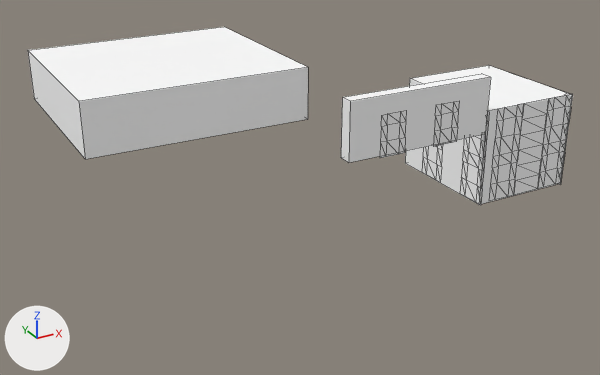
An edit to the OBJ model Games/GuruttoWorld/Assets/Models/GuidanceLab/City0B/Baked/Block-2-3.obj, drawn before and after from the same camera.
Rendered twice from a 50 mm camera at (-21.7, 25.9, 21.4) aimed at (3.4, 71.5, -1.4). Every picture has the same lights, and +X, +Y and +Z are marked at lower left. The older version comes first. Mesh edges are drawn as thin lines. Where no turn or scale is listed for an object, it has been applied to the vertices. Vertices at exactly the same position are counted once.

Objects in the first picture: 'Block-2-3'.
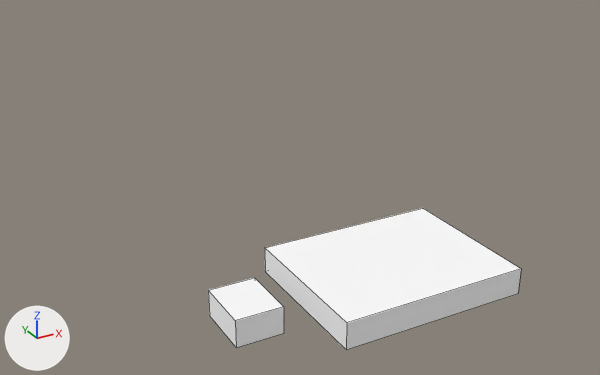
Boxes (x1, y1, x2, y2) around the edits, measured in the pictures (600 x 375 px):
```json
{"object": "Block-2-3", "change": "reshaped", "before": [28, 27, 573, 205], "after": [208, 208, 521, 350], "on screen": "42% narrower, 20% shorter"}
{"part": 1, "of": "me_block_2_3", "change": "added", "after": [265, 208, 521, 350]}
{"part": 2, "of": "me_block_2_3", "change": "added", "after": [208, 278, 284, 348]}
{"part": 3, "of": "me_block_2_3", "change": "deleted", "before": [479, 111, 490, 205]}
{"part": 4, "of": "me_block_2_3", "change": "deleted", "before": [559, 95, 573, 184]}
{"part": 5, "of": "me_block_2_3", "change": "deleted", "before": [433, 140, 456, 147]}
{"part": 6, "of": "me_block_2_3", "change": "deleted", "before": [380, 151, 405, 158]}
{"part": 7, "of": "me_block_2_3", "change": "deleted", "before": [341, 74, 491, 163]}
{"part": 8, "of": "me_block_2_3", "change": "deleted", "before": [28, 27, 308, 159]}
{"part": 9, "of": "me_block_2_3", "change": "deleted", "before": [405, 65, 572, 205]}
```

Edits to the scene script, one JSON object a line:
```json
{"block": "me_block_2_3", "where": "# used by ob_block_2_3; location = (0.0, 0.0, 0.0)"}
{"op": "remove", "block": "me_block_2_3", "code": "me_block_2_3.from_pydata(...)  # 232 vertices, 254 faces; spans x -8.9..17.0, y 60.6..95.8, z 0.0..8.2"}
{"op": "add", "block": "me_block_2_3", "code": "me_block_2_3.from_pydata(...)  # 16 vertices, 12 faces; spans x -9.2..5.0, y 52.0..60.0, z 0.0..1.4"}
{"block": "me_block_2_3", "change": "me_block_2_3 part 1: a new loose piece, a box spanning x -5.0..5.0, y 52.0..60.0, z 0.0..1.4, in mat_white (white #ffffff)"}
{"block": "me_block_2_3", "change": "me_block_2_3 part 2: a new loose piece, a box spanning x -9.2..-6.8, y 54.5..57.5, z 0.0..1.4, in mat_white (white #ffffff)"}
{"block": "me_block_2_3", "change": "me_block_2_3 part 3: the loose piece of 28 vertices spanning x 10.2, y 61.0..63.0, z 0.0..6.0 is deleted"}
{"block": "me_block_2_3", "change": "me_block_2_3 part 4: the loose piece of 28 vertices spanning x 16.8, y 61.0..63.0, z 0.0..6.0 is deleted"}
{"block": "me_block_2_3", "change": "me_block_2_3 part 5: the loose piece of 16 vertices spanning x 6.0..7.6, y 60.7, z 4.7..7.2 is deleted"}
{"block": "me_block_2_3", "change": "me_block_2_3 part 6: the loose piece of 16 vertices spanning x 2.4..4.0, y 60.7, z 4.7..7.2 is deleted"}
{"block": "me_block_2_3", "change": "me_block_2_3 part 7: the loose piece of 8 vertices spanning x 0.3..9.6, y 60.6..61.4, z 4.8..8.2 is deleted"}
{"block": "me_block_2_3", "change": "me_block_2_3 part 8: the loose piece of 8 vertices spanning x -8.9..8.9, y 80.2..95.8, z 0.0..4.2 is deleted"}
{"block": "me_block_2_3", "change": "me_block_2_3 part 9: the loose piece of 8 vertices spanning x 10.1..16.9, y 61.2..68.8, z 0.0..6.0 is deleted"}
{"block": "me_block_2_3", "change": "other edits to the shape of me_block_2_3 do not show in these pictures"}
```
